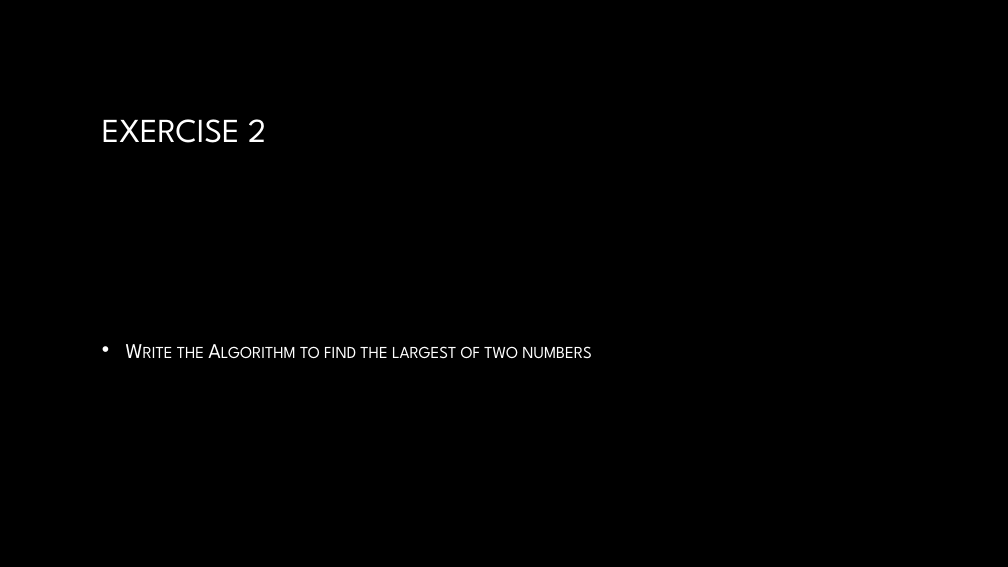
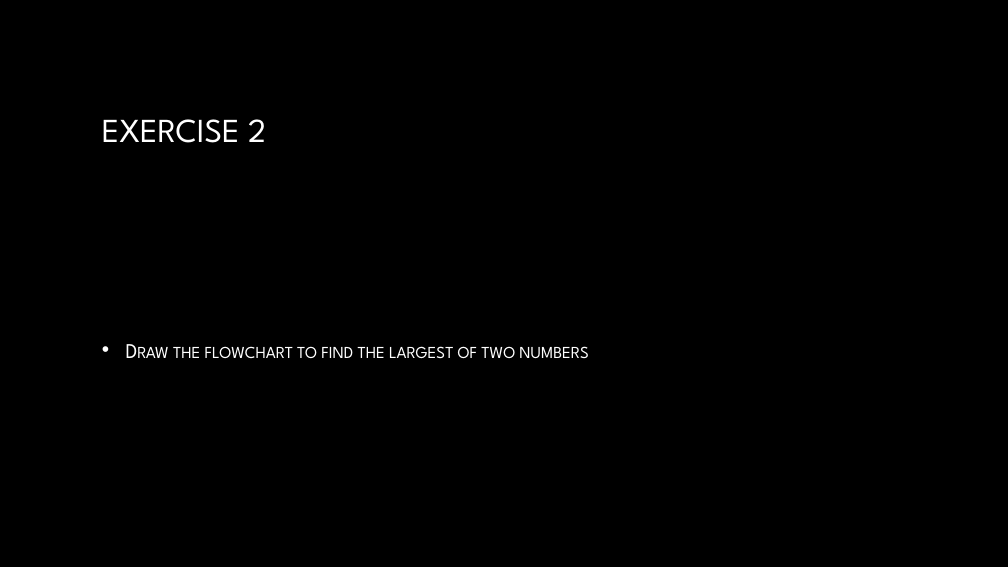
Before and after one commit to SatyakiDas/ulab_course_materials, a slide deck: slide 15 of SPRING 20/CSE 101/Course Materials/algo_pseudo_flowcharts_part2.pptx (slide 8 before the commit). Drawn at 1008x567 pixels with LibreOffice and Linux fonts; fonts in the diff are those of the drawing; background and template pictures are left out. Boxes give left, top, right and bottom in pixels: in the first picture for what was removed or moved away, otherwise in the second. Text is boxed around its words. In the diff, an @@ line names an element or a change of style, - is before the commit and + after.

Commit message:
finished slide for flowcharts

```diff
--- a/SPRING 20/CSE 101/Course Materials/algo_pseudo_flowcharts_part2.pptx
+++ b/SPRING 20/CSE 101/Course Materials/algo_pseudo_flowcharts_part2.pptx
@@ text at <box>173,346,588,359</box>: text changed @@
-• Write the Algorithm to find the largest of two numbers
+• Draw the flowchart to find the largest of two numbers
```
Also in this commit, not shown: 5 other slides changed, 7 slides added, 8 other files.
